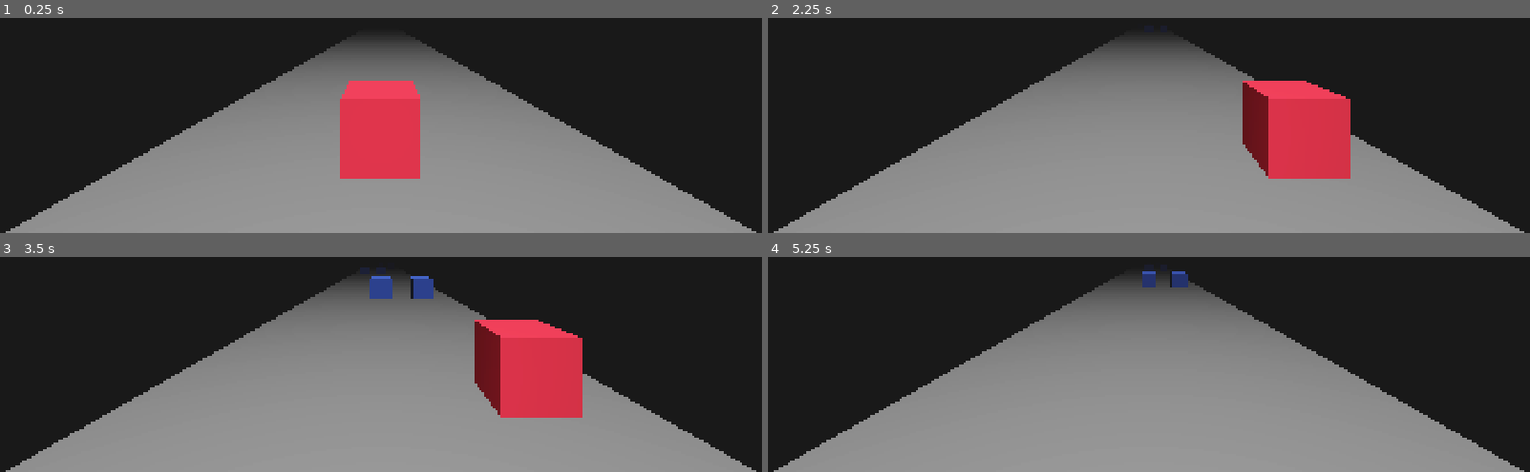
Above: before the commit, frames 1-4 (two rows, left to right).
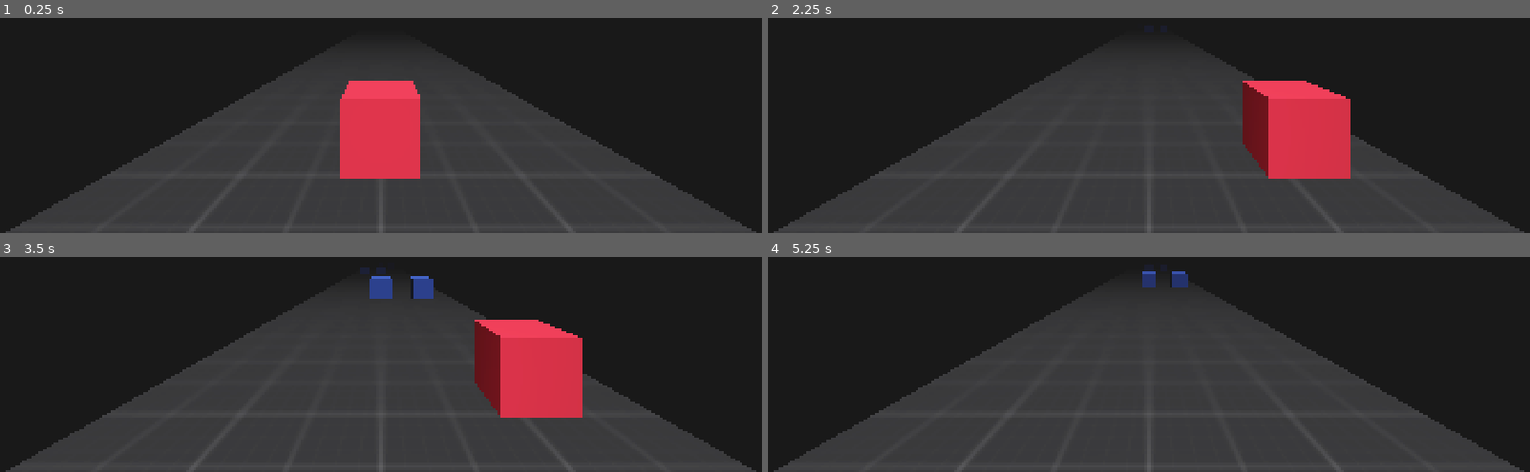
Above: after the commit, the same moments.

Repository: arpvastava/endless-runner-godot
Game: Godot game, scene res://main/main.tscn
Same seed, same stepped clock (60 frames per second), same inputs: the game is played once before the commit and once after it.
Inputs:
- Up to frame 1 (0.25 s): no input
- Up to frame 2 (2.25 s): tap Enter at 0.5, 2 s; hold D (right) 0.53-1.28 s; tap Space at 1.25 s; hold A (left) 1.28-2.03 s; hold D (right) from 2.03 s (still down)
- Up to frame 3 (3.5 s): keep holding D (right); tap Space at 2.75 s
- Up to frame 4 (5.25 s): release D (right) at 3.53 s; hold A (left) from 3.53 s (still down)

The runs differ from the first frame. In frame 1, 44% of the frame differs, in the area x 0-100%, y 11-100%; in frame 2, 44%; in frame 3, 43%; in frame 4, 48%.

Commit message:
Add texture to the ground and move it to give ground moving effect

Diff:
--- /dev/null
+++ b/main/main.gd
@@ -0,0 +1,15 @@
+extends Node3D
+class_name Main
+
+@export var ground: CSGBox3D
+var ground_mat: StandardMaterial3D
+var ground_speed: float = 4
+
+
+func _ready() -> void:
+	ground_mat = ground.material
+
+
+func _process(delta: float) -> void:
+	var new_offset = ground_mat.uv1_offset.z - (ground_speed * delta)
+	ground_mat.uv1_offset.z = fmod(new_offset, 1.0)
--- a/main/main.tscn
+++ b/main/main.tscn
@@ -1,7 +1,9 @@
 [gd_scene format=3 uid="uid://d2pbq8lj06grm"]
 
 [ext_resource type="PackedScene" uid="uid://c3tb1j8ert83k" path="res://main/player/player.tscn" id="1_53q0u"]
+[ext_resource type="Script" uid="uid://baxx3dkosknnr" path="res://main/main.gd" id="1_c651c"]
 [ext_resource type="PackedScene" uid="uid://cf7upj6ynd1fn" path="res://main/obstacle/obstacles_manager.tscn" id="2_xwkvk"]
+[ext_resource type="Texture2D" uid="uid://drfjcli5qcwl0" path="res://assets/textures/kenney_prototype_textures/texture_03.png" id="4_c651c"]
 
 [sub_resource type="Environment" id="Environment_pjrb6"]
 background_mode = 1
@@ -12,7 +14,14 @@
 fog_light_color = Color(0.09803922, 0.09803922, 0.09803922, 1)
 fog_density = 0.1
 
-[node name="Main" type="Node3D" unique_id=1980151166]
+[sub_resource type="StandardMaterial3D" id="StandardMaterial3D_c651c"]
+albedo_texture = ExtResource("4_c651c")
+uv1_scale = Vector3(0.56, 0.56, 0.56)
+uv1_triplanar = true
+
+[node name="Main" type="Node3D" unique_id=1980151166 node_paths=PackedStringArray("ground")]
+script = ExtResource("1_c651c")
+ground = NodePath("World/Ground")
 
 [node name="DirectionalLight3D" type="DirectionalLight3D" parent="." unique_id=869259732]
 transform = Transform3D(1, -2.9802322e-08, -2.9802322e-08, 2.7805946e-08, 0.49999994, 0.86602545, 0, -0.86602545, 0.49999994, 0, 0, 0)
@@ -40,3 +49,4 @@
 [node name="Ground" type="CSGBox3D" parent="World" unique_id=1803611625]
 transform = Transform3D(1, 0, 0, 0, 1, 0, 0, 0, 1, 0, -0.5, -36)
 size = Vector3(7, 1, 81)
+material = SubResource("StandardMaterial3D_c651c")
Not shown, added: assets/textures/kenney_prototype_textures/License.txt
Binary file added: assets/textures/kenney_prototype_textures/texture_03.png
Not shown, added: assets/textures/kenney_prototype_textures/texture_03.png.import
Not shown, added: main/main.gd.uid
